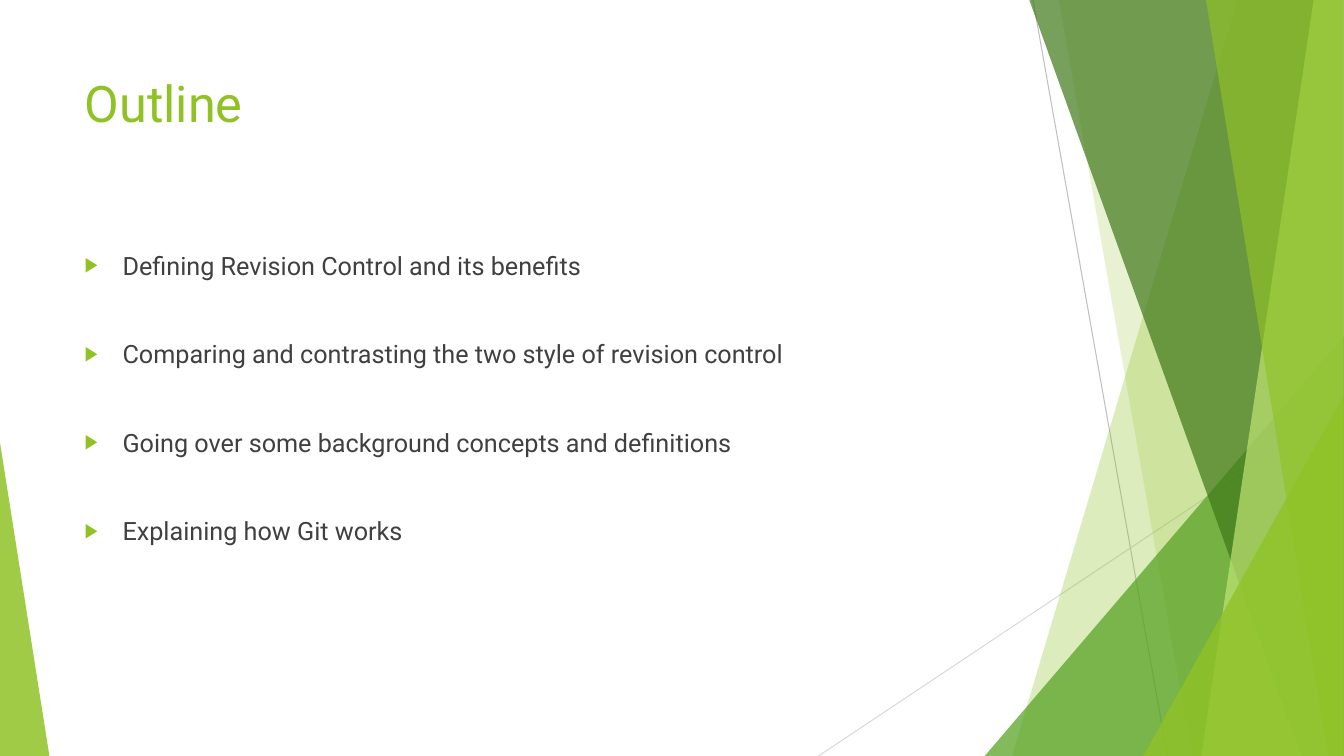
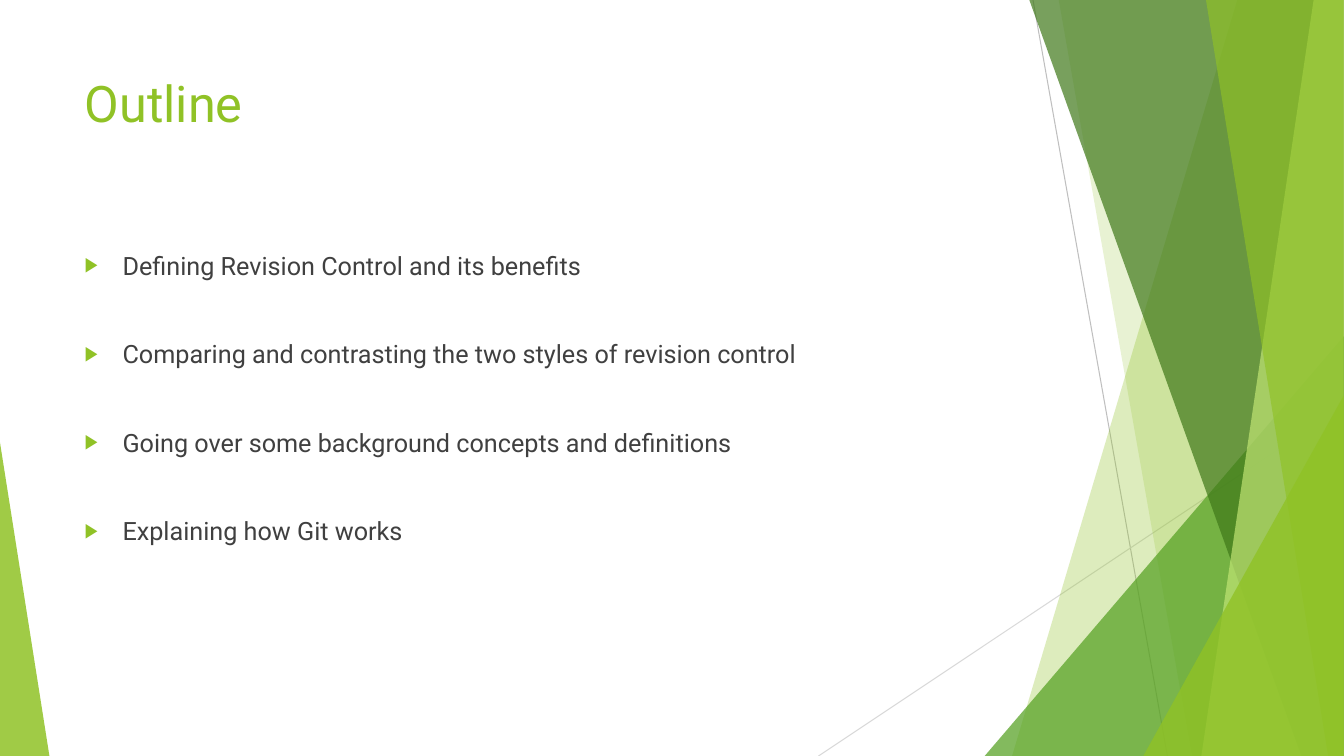
Before and after one commit to sethkaz/git-presentation, a slide deck: slide 4 of Git and LV.pptx. Drawn at 1344x756 pixels with LibreOffice and Linux fonts; fonts in the diff are those of the drawing. Boxes give left, top, right and bottom in pixels: in the first picture for what was removed or moved away, otherwise in the second. Text is boxed around its words. In the diff, an @@ line names an element or a change of style, - is before the commit and + after.

```diff
--- a/Git and LV.pptx
+++ b/Git and LV.pptx
@@ text at <box>123,344,795,369</box>: text changed @@
-▶ Comparing and contrasting the two style of revision control
+▶ Comparing and contrasting the two styles of revision control
```
Also in this commit, not shown: 9 other slides changed, 1 slide added.
